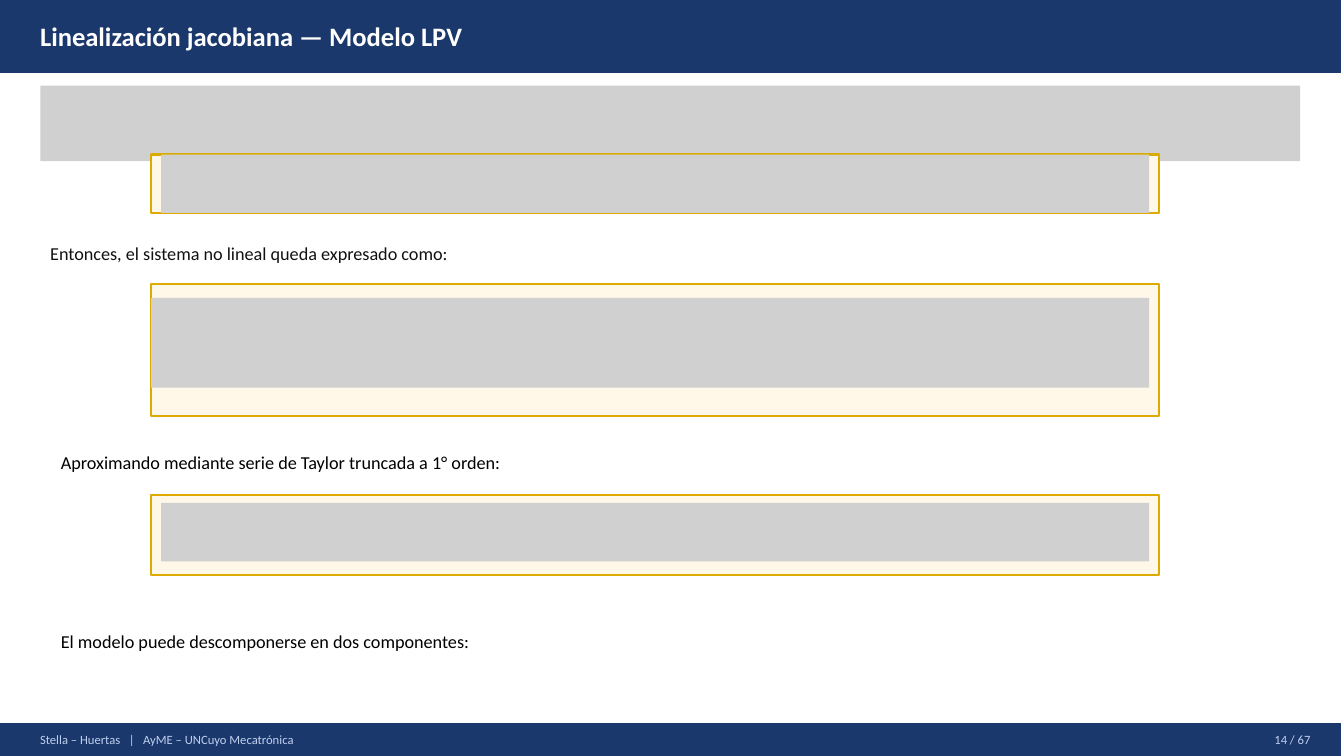
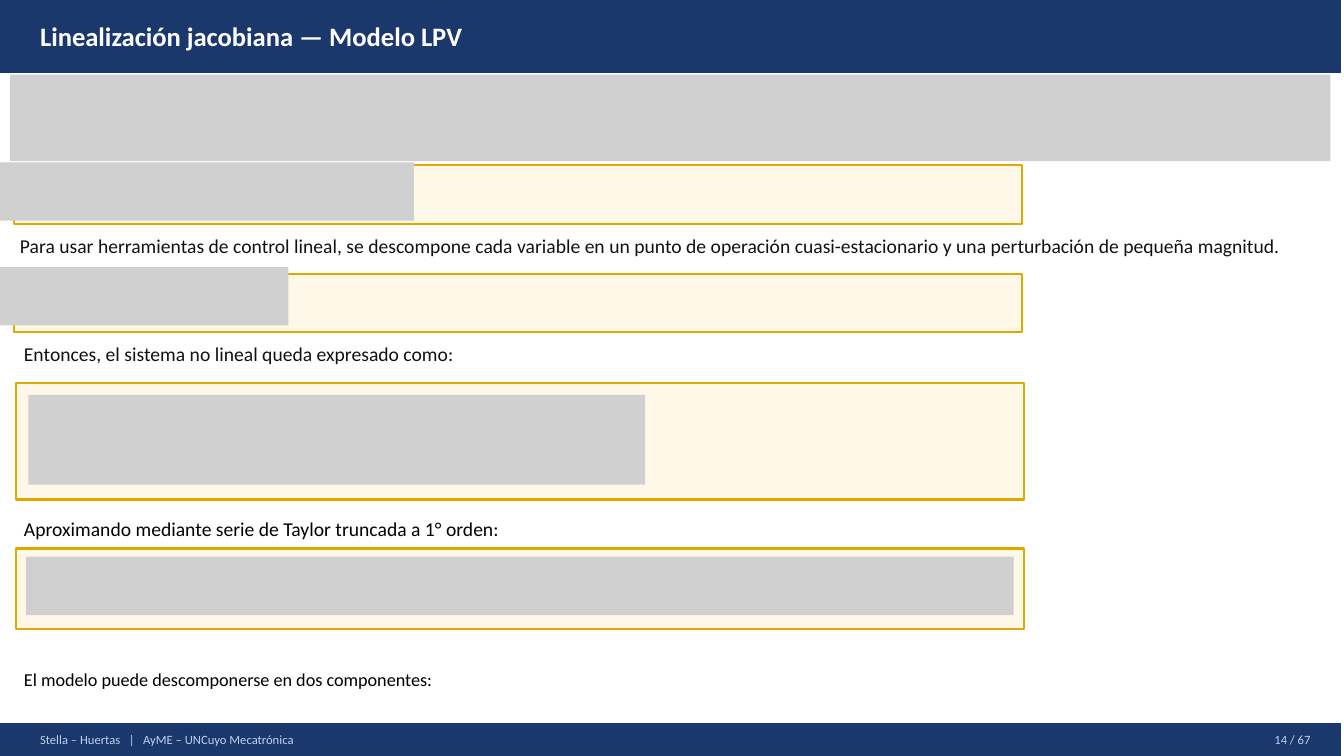
Before and after one commit to Juan-Stella/Automatica-y-maquinas-electricas-final, a slide deck: slide 21 of Presentación/AyME_Stella_Huertas_Presentacion1.pptx. Drawn at 1344x756 pixels with LibreOffice and Linux fonts; fonts in the diff are those of the drawing; grey boxes stand for pictures. Boxes give left, top, right and bottom in pixels: in the first picture for what was removed or moved away, otherwise in the second. Text is boxed around its words. In the diff, an @@ line names an element or a change of style, - is before the commit and + after.

```diff
--- a/Presentación/AyME_Stella_Huertas_Presentacion1.pptx
+++ b/Presentación/AyME_Stella_Huertas_Presentacion1.pptx
@@ picture: place and size @@
-picture at (40, 86, 1301, 161)
+picture at (10, 75, 1331, 161)
@@ picture added at (0, 162, 414, 221) @@
@@ rectangle added at (14, 165, 1022, 224), fill #FFF8E8, outline #DDAA00 1.5 pt @@
@@ picture removed at (161, 154, 1149, 213) @@
@@ text added at (20, 239, 1279, 257), 14 pt, text #111111 @@
+Para usar herramientas de control lineal, se descompone cada variable en un punto de operación cuasi-estacionario y una perturbación de pequeña magnitud.
@@ picture added at (0, 267, 288, 326) @@
@@ rectangle: place and size @@
-rectangle at (151, 154, 1159, 213)
+rectangle at (14, 274, 1022, 333)
@@ picture removed at (151, 297, 1149, 387) @@
@@ text "Entonces, el sistema no lineal ..." at (24, 347, 453, 364): size 13 to 14 pt @@
@@ text "Entonces, el sistema no lineal ...": place and size @@
-text "Entonces, el sistema no lineal ..." at (50, 247, 447, 263)
+text "Entonces, el sistema no lineal ..." at (24, 347, 453, 364)
@@ rectangle: place and size @@
-rectangle at (151, 284, 1159, 416)
+rectangle at (16, 383, 1024, 500)
@@ picture added at (28, 395, 645, 485) @@
@@ picture removed at (161, 503, 1149, 562) @@
@@ text "Aproximando mediante serie de Taylor ...": place and size @@
-text "Aproximando mediante serie de Taylor ..." at (61, 456, 500, 472)
+text "Aproximando mediante serie de Taylor ..." at (24, 522, 499, 539)
@@ text "Aproximando mediante serie de Taylor ..." at (24, 522, 499, 539): size 13 to 14 pt @@
@@ rectangle: place and size @@
-rectangle at (151, 495, 1159, 576)
+rectangle at (16, 548, 1024, 629)
@@ picture added at (26, 557, 1014, 615) @@
@@ text "El modelo puede descomponerse en ...": place and size @@
-text "El modelo puede descomponerse en ..." at (61, 635, 469, 651)
+text "El modelo puede descomponerse en ..." at (24, 673, 433, 689)
```
